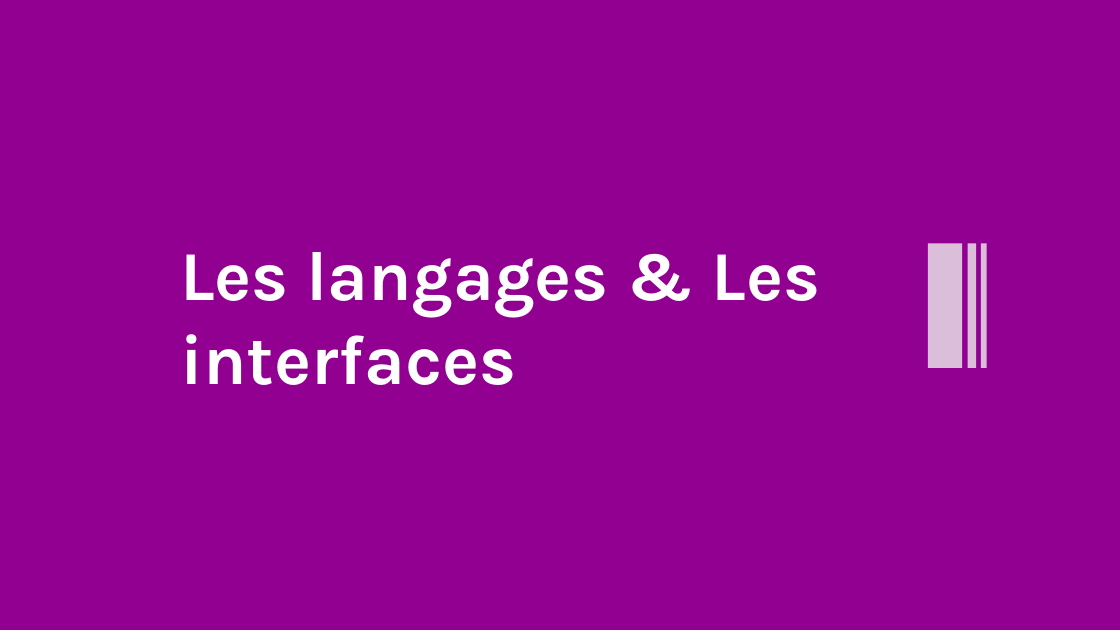
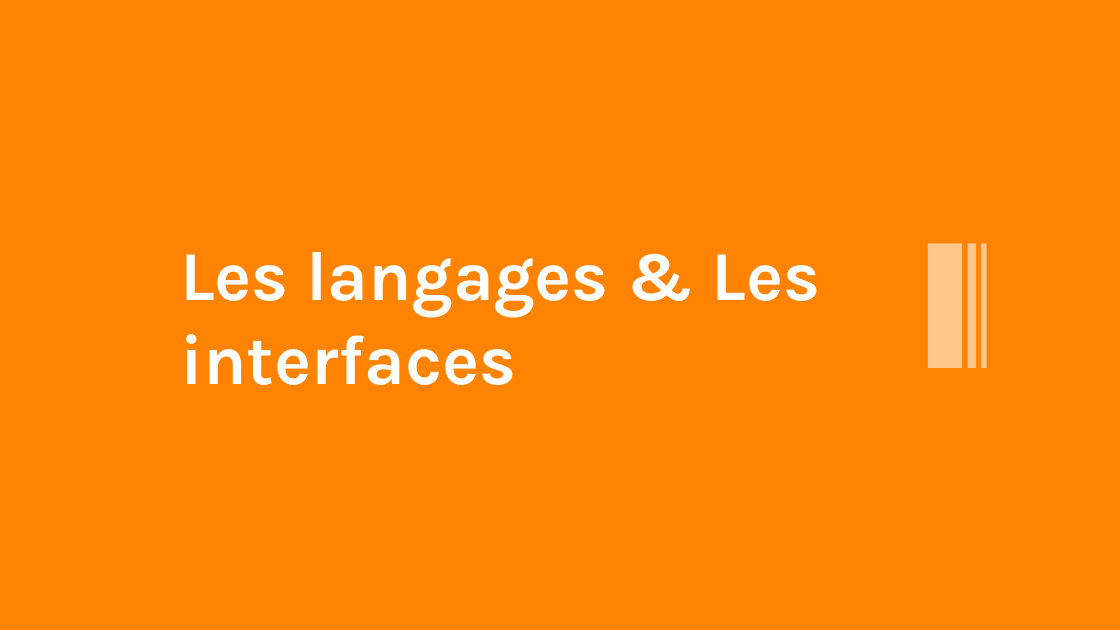
Before and after one commit to HouariZegai/academic-projects, a slide deck: slide 12 of Architecture SGBD/Project/presentation/Presentation-projet-SQLite.pptx (slide 9 before the commit). Drawn at 1120x630 pixels with LibreOffice and Linux fonts; fonts in the diff are those of the drawing. Boxes give left, top, right and bottom in pixels: in the first picture for what was removed or moved away, otherwise in the second. Text is boxed around its words. In the diff, an @@ line names an element or a change of style, - is before the commit and + after.

```diff
--- a/Architecture SGBD/Project/presentation/Presentation-projet-SQLite.pptx
+++ b/Architecture SGBD/Project/presentation/Presentation-projet-SQLite.pptx
@@ background #920092 to #FE8301 @@
@@ fill #DBBFDA to #FFC789 in 3 elements at bbox=[928, 244, 963, 368], bbox=[968, 244, 976, 368], bbox=[981, 244, 987, 368] @@
```
Also in this commit, not shown: 10 other slides changed, 45 slides added, 2 slides removed, 23 other files.
